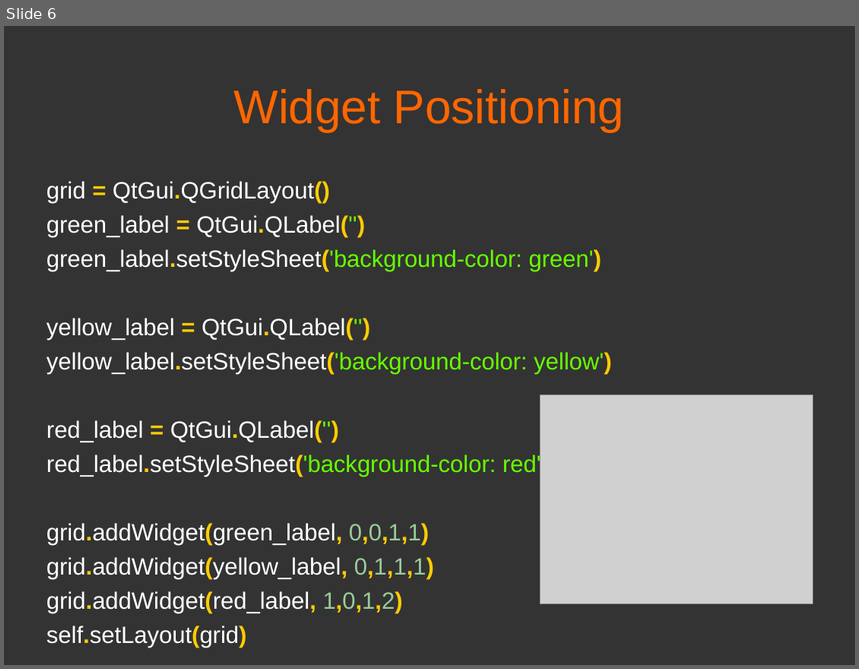
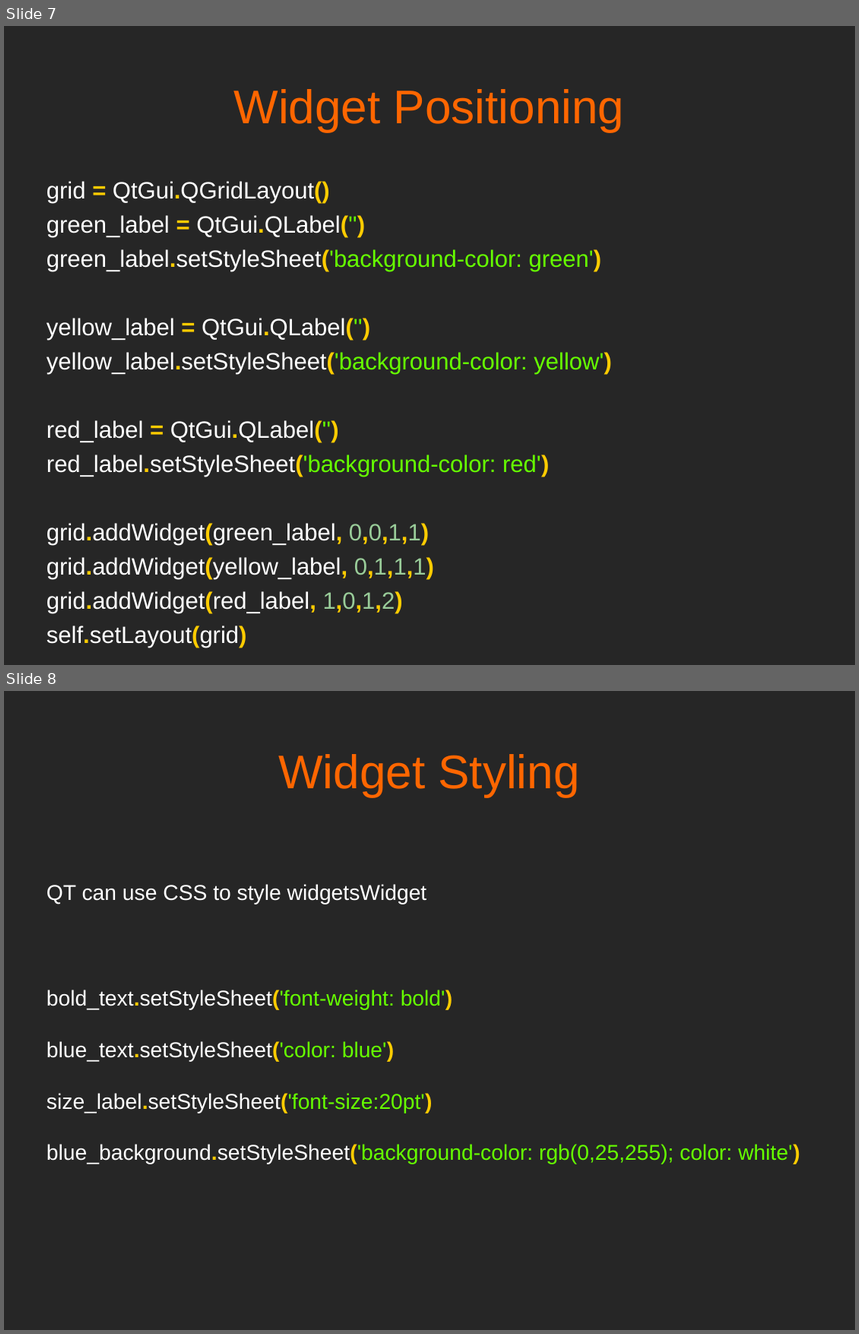
Before and after one commit to mfarhan12/qt-presentation, a slide deck: OPAG QT Presentation.odp. Shown one above the other, each under a label of ours: slide 6 before the commit, slides 7 and 8 after it. The pictures are 859x669 and 859x1334 pixels, drawn with LibreOffice and Linux fonts; fonts in the diff are those of the drawing; grey boxes stand for pictures. Boxes give left, top, right and bottom in pixels: in the first picture for what was removed or moved away, otherwise in the second. Text is boxed around its words. In the diff, an @@ line names an element or a change of style, - is before the commit and + after.

```diff
--- a/OPAG QT Presentation.odp
+++ b/OPAG QT Presentation.odp
@@ slide 8 added at [4, 691, 855, 1330], background #262626 @@
@@ text added at [278, 754, 580, 797], 44 pt, text #FF6600 @@
+Widget Styling
@@ text added at [47, 884, 800, 1164], 20 pt, text #FFFFFF @@
+QT can use CSS to style widgetsWidget
+bold_text.setStyleSheet('font-weight: bold')
+blue_text.setStyleSheet('color: blue')
+size_label.setStyleSheet('font-size:20pt')
+blue_background.setStyleSheet('background-color: rgb(0,25,255); color: white')
@@ what was slide 6 is now slide 7 @@
@@ slide 7 changed as well @@
@@ background #333333 to #262626 @@
@@ picture removed at [540, 395, 813, 604] @@
```
Also in this commit, not shown: 5 other slides changed, 12 other slides added, 5 other files.
